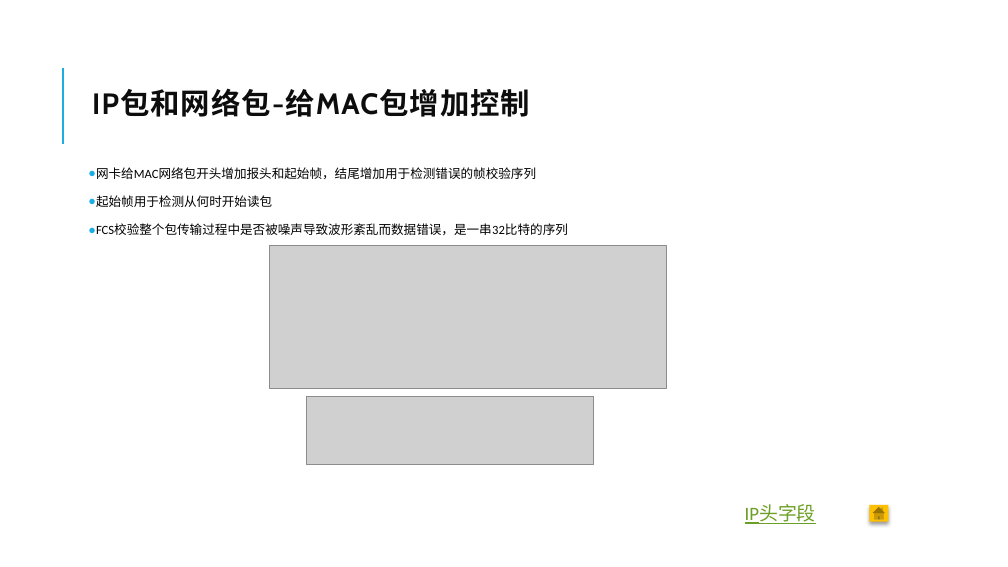
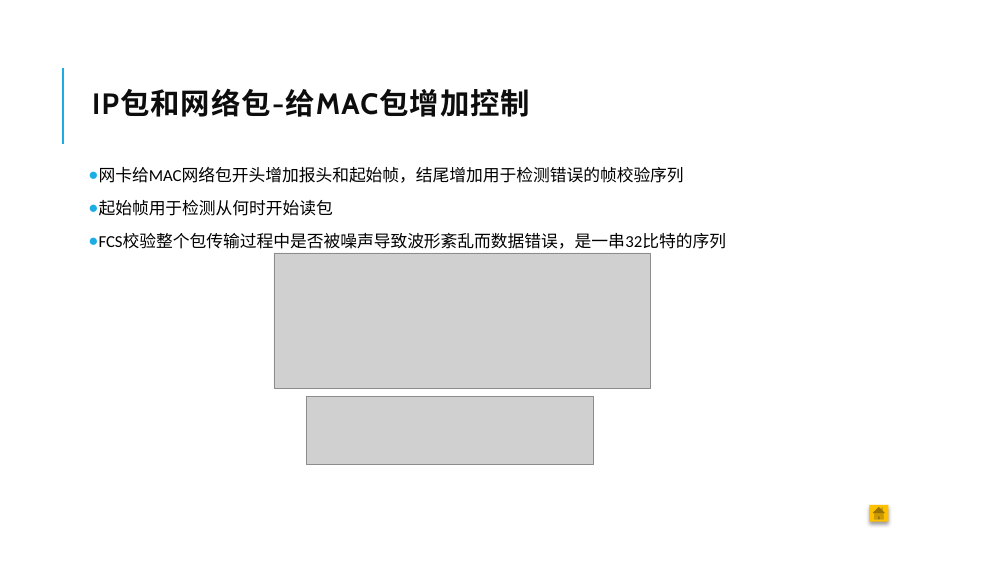
Before and after one commit to sleepingWhiteFish/CAGST, a slide deck: slide 45 of 网络是怎样连接的.pptx. Drawn at 1008x567 pixels with LibreOffice and Linux fonts; fonts in the diff are those of the drawing; grey boxes stand for pictures. Boxes give left, top, right and bottom in pixels: in the first picture for what was removed or moved away, otherwise in the second. Text is boxed around its words. In the diff, an @@ line names an element or a change of style, - is before the commit and + after.

```diff
--- a/网络是怎样连接的.pptx
+++ b/网络是怎样连接的.pptx
@@ text "网卡给MAC网络包开头增加报头和起始帧，结尾增加用于检测错误的帧校验序列" at bbox=[99, 167, 727, 249]: size 12 to 16 pt @@
@@ picture: place and size @@
-picture at bbox=[269, 246, 666, 388]
+picture at bbox=[274, 253, 651, 389]
@@ text removed at bbox=[745, 505, 816, 524] @@
-IP头字段
```
Also in this commit, not shown: 21 other slides changed, 6 slides added, 11 slides removed.
